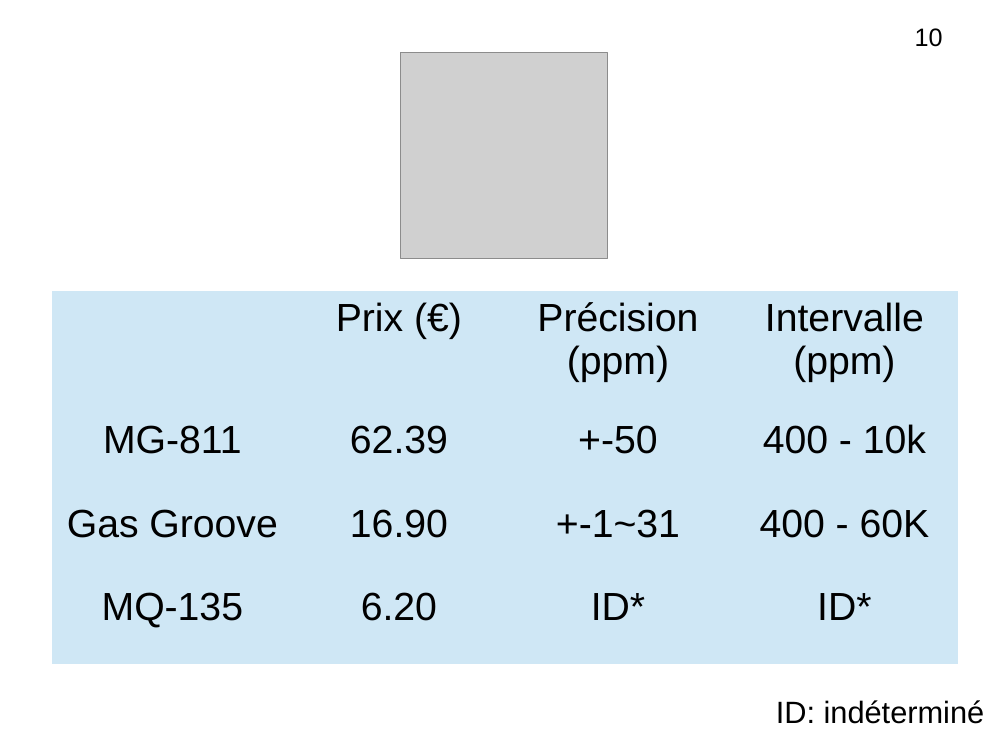
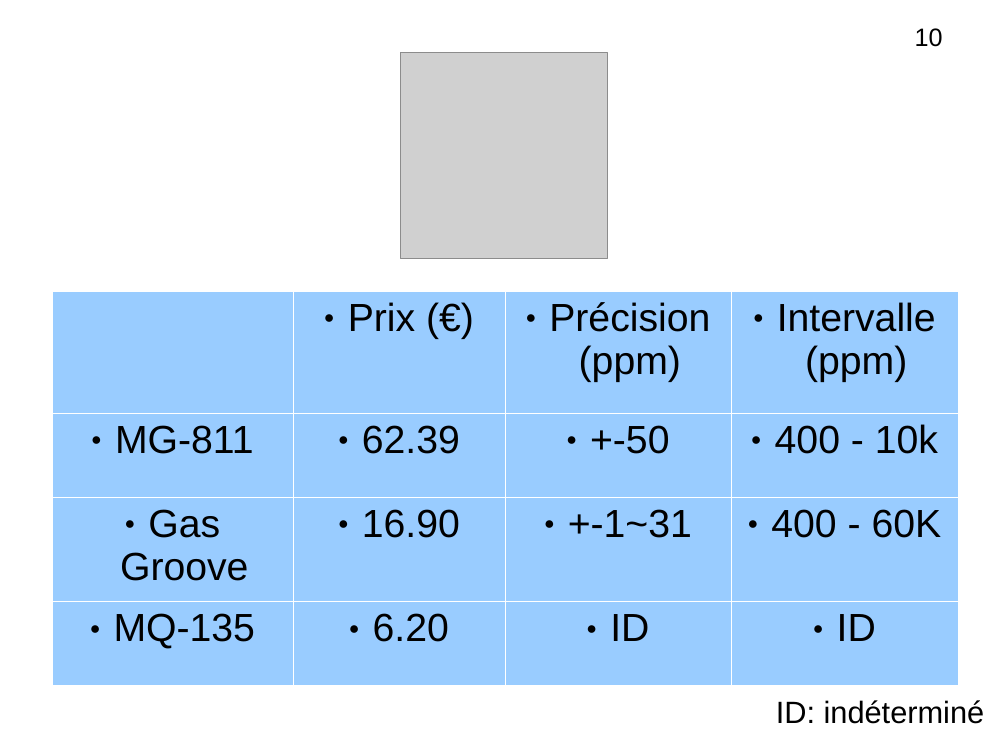
Before and after one commit to lesliesam96/Projet-STI2D, a slide deck: slide 10 of hugo/diapo_R3.odp. Drawn at 1008x756 pixels with LibreOffice and Linux fonts; fonts in the diff are those of the drawing; grey boxes stand for pictures. Boxes give left, top, right and bottom in pixels: in the first picture for what was removed or moved away, otherwise in the second. Text is boxed around its words. In the diff, an @@ line names an element or a change of style, - is before the commit and + after.

```diff
--- a/hugo/diapo_R3.odp
+++ b/hugo/diapo_R3.odp
@@ table at <box>51,290,959,684</box> @@
-row 4, column 3: ID*
+row 4, column 3: ID
-row 4, column 4: ID*
+row 4, column 4: ID
@@ fill #CFE7F5 to #99CCFF in 16 cells @@
@@ bullet none to ● @@
@@ borders changed @@
```
Also in this commit, not shown: 3 other slides changed, 1 slide added, 1 slide removed.
